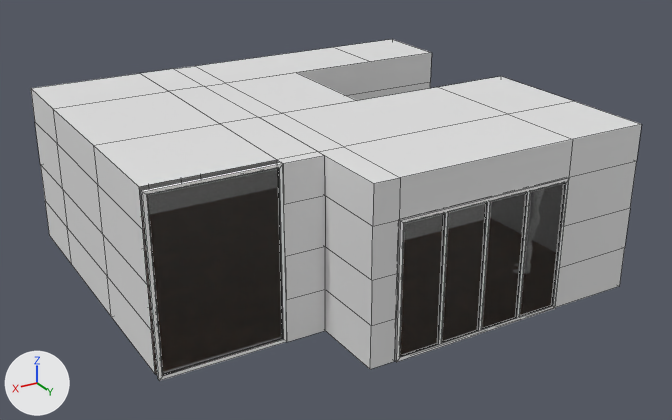
The Blender file Room/The.blend: old version first, new version second.
One viewpoint serves both versions: a 50 mm camera at (6.89, 12.37, 6.71) aimed at (-0.03, 0.83, 0.94). Lighting does not change. The marker at lower left points along +X, +Y and +Z. Mesh edges are drawn as thin lines.

Script lines for the objects in view, before the commit:
```python
me_cube = bpy.data.meshes.new('Cube')
me_cube.from_pydata(...)  # 130 vertices, 114 faces, 1 loose edge; spans x -3.5..3.5, y -2.5..3.83, z -1.3..1.3
# faces by material slot: [84, 18, 12]
me_cube.materials.append(mat_wall)  # white #e7e7e7
me_cube.materials.append(mat_floor)
me_cube.materials.append(mat_bricks)  # its picture is missing
# before: 8 (1.05, 2.5, -1.3), 11 (1.05, 2.5, 1.3) at pixel (318, 151), 12 (1.05, 3.83, -1.3) at pixel (370, 369), 15 (1.05, 3.83, 1.3) at pixel (373, 183), 56 (1.05, 2.5, 0.0)
# before: 59 (1.05, 3.83, 0.0) at pixel (371, 280), 74 (1.05, 2.5, 0.74), 77 (1.05, 3.83, 0.74) at pixel (372, 226), 91 (1.05, 2.5, -0.65), 94 (1.05, 3.83, -0.65) at pixel (371, 325)
# before: 107 (1.67, 2.5, 1.3) at pixel (276, 159), 108 (1.67, 2.5, -1.3), 115 (1.67, 2.5, 0.0), 117 (1.67, 2.5, 0.74), 118 (1.67, 2.5, -0.65)
# before: 120 (1.67, 2.67, -1.3) at pixel (286, 342), 121 (1.05, 2.67, -1.3) at pixel (325, 330), 122 (1.05, 2.67, -0.65) at pixel (325, 289), 123 (1.05, 2.67, 0.74) at pixel (325, 195), 124 (1.05, 2.67, 0.0) at pixel (325, 246)
# before: 125 (1.05, 2.67, 1.3) at pixel (324, 155), 126 (1.67, 2.67, 1.3) at pixel (283, 163), 127 (1.67, 2.67, 0.0) at pixel (285, 256), 128 (1.67, 2.67, 0.74) at pixel (283, 204), 129 (1.67, 2.67, -0.65) at pixel (286, 300)
me_window_001 = bpy.data.meshes.new('Window.001')
me_window_001.from_pydata(...)  # 136 vertices, 90 faces; spans x -1.4..1.4, y -0.03..0.03, z 0.0..2.04
# faces by material slot: [34, 48, 8]
me_window_001.materials.append(mat_pvc)
me_window_001.materials.append(mat_plastic)
me_window_001.materials.append(mat_glass)
me_window_002 = bpy.data.meshes.new('Window.002')
me_window_002.from_pydata(...)  # 40 vertices, 30 faces; spans x -0.93..0.93, y -0.03..0.03, z 0.0..2.6
# faces by material slot: [16, 12, 2]
me_window_002.materials.append(mat_pvc)
me_window_002.materials.append(mat_plastic)
me_window_002.materials.append(mat_glass)
ob_cube = bpy.data.objects.new('Cube', me_cube)
ob_cube.location = (0.12, -0.12, 1.3)
ob_cube.rotation_euler = (0.00244, -0.00387, 0.0)  # degrees (0.1, -0.2, 0)
ob_window = bpy.data.objects.new('Window', me_window_001)
ob_window.parent = ob_4_window_north
ob_window.matrix_parent_inverse = Matrix(((1.0, 0.0, 0.0, 0.628), (0.0, 1.0, 0.0, -3.714), (0.0, 0.0, 1.0, -0.0038), (0.0, 0.0, 0.0, 1.0)))
ob_window.location = (-0.628, 3.714, 0.0038)
ob_window_001 = bpy.data.objects.new('Window.001', me_window_002)
ob_window_001.parent = ob_1_window_north
ob_window_001.matrix_parent_inverse = Matrix(((1.0, 0.0, 0.0, -2.706), (0.0, 1.0, 0.0, -2.388), (0.0, 0.0, 1.0, -0.0135), (0.0, 0.0, 0.0, 1.0)))
ob_window_001.location = (2.706, 2.388, 0.0135)
```
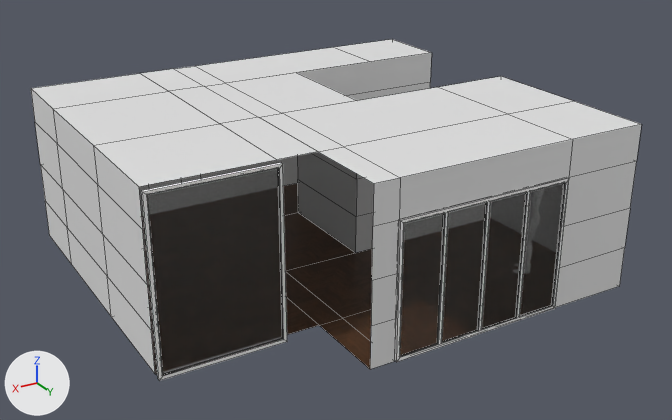
Changed parts and their boxes (x1, y1, x2, y2) in the pictures (672 x 420 px):
part 1 of me_cube, deleted: before (277, 152, 374, 369)

What changed in the scene script:
```text
Change me_cube:
    used by ob_cube; location = (0.12, -0.12, 1.3); rotation_euler = (0.00244, -0.00387, 0.0), in degrees (0.1, -0.2, 0)
    verts and faces of me_cube; kept vertices keep their numbers, new ones are numbered from 130
    remove me_cube.from_pydata(...)  # 130 vertices, 114 faces, 1 loose edge; spans x -3.5..3.5, y -2.5..3.83, z -1.3..1.3
    add me_cube.from_pydata(...)  # 114 vertices, 99 faces, 1 loose edge; spans x -3.5..3.5, y -2.5..3.83, z -1.3..1.3
    me_cube part 1
    add delete_vertices([56, 74, 91, 115, 117, 118, *range(120, 130)])  # with the faces that use them
    add delete_faces([(8, 11, 107, 108)])
```
